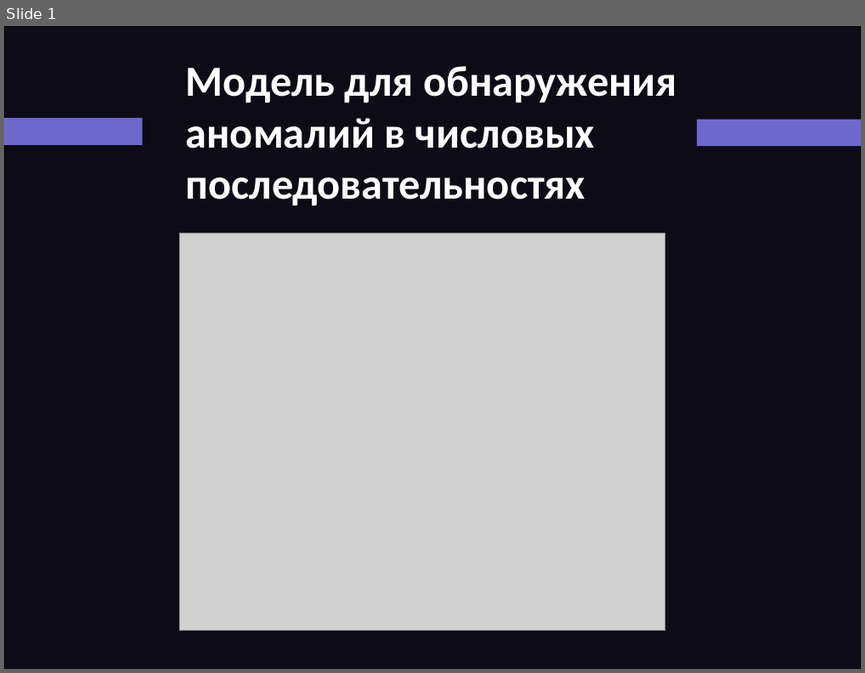
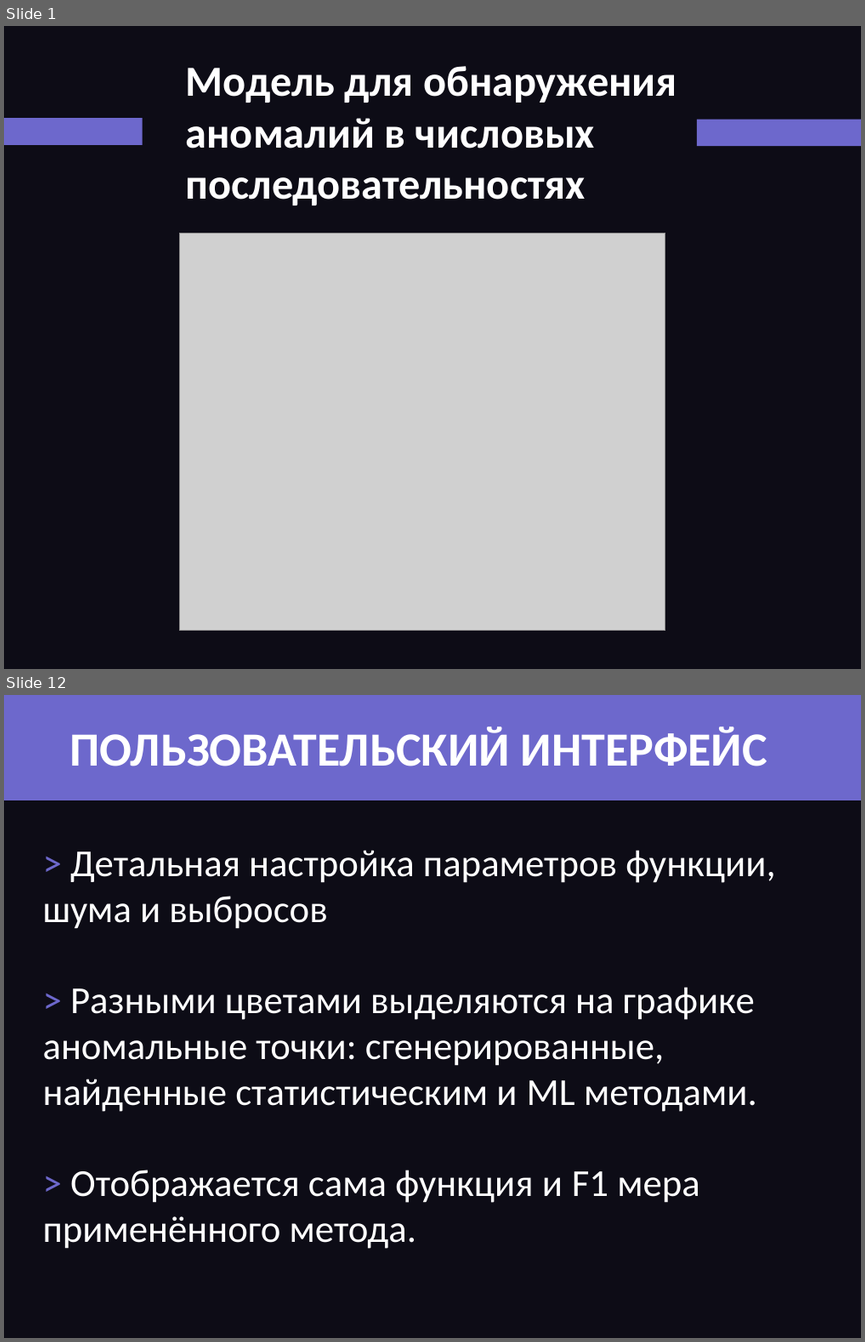
Before and after one commit to YarikOfficial/Mashinka, a slide deck: презентация.pptx. Shown one above the other, each under a label of ours: slide 1 before the commit, slides 1 and 12 after it; the slides between them are not shown. The pictures are 865x673 and 865x1342 pixels, drawn with LibreOffice and Linux fonts; fonts in the diff are those of the drawing; grey boxes stand for pictures. Boxes give left, top, right and bottom in pixels: in the first picture for what was removed or moved away, otherwise in the second. Text is boxed around its words. In the diff, an @@ line names an element or a change of style, - is before the commit and + after.

```diff
--- a/презентация.pptx
+++ b/презентация.pptx
@@ slide 12 added at (4, 695, 861, 1338), background #0D0C16 @@
@@ rectangle added at (4, 695, 861, 800), fill #6D68CC @@
@@ text added at (69, 726, 767, 766), 40 pt, text #FFFFFF, bold @@
+ПОЛЬЗОВАТЕЛЬСКИЙ ИНТЕРФЕЙС
@@ text added at (43, 850, 775, 1248), 32 pt, text #FFFFFF @@
+> Детальная настройка параметров функции, шума и выбросов
+> Разными цветами выделяются на графике аномальные точки: сгенерированные, найденные статистическим и ML методами.
+> Отображается сама функция и F1 мера применённого метода.
```
Also in this commit, not shown: 4 slides changed, 6 other slides added, 1 slide removed.
